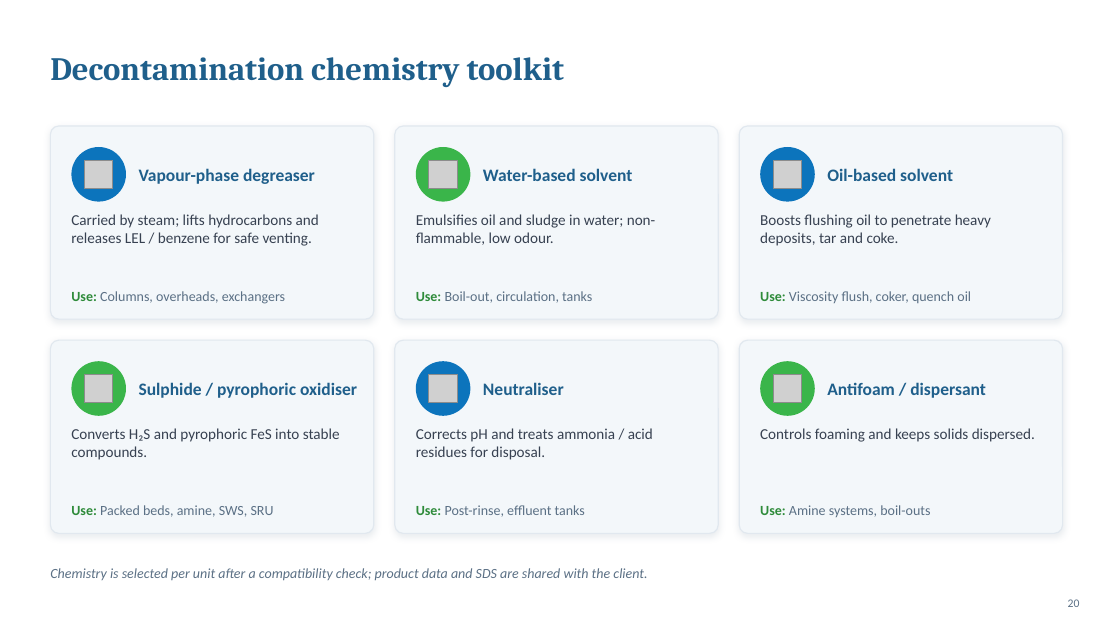
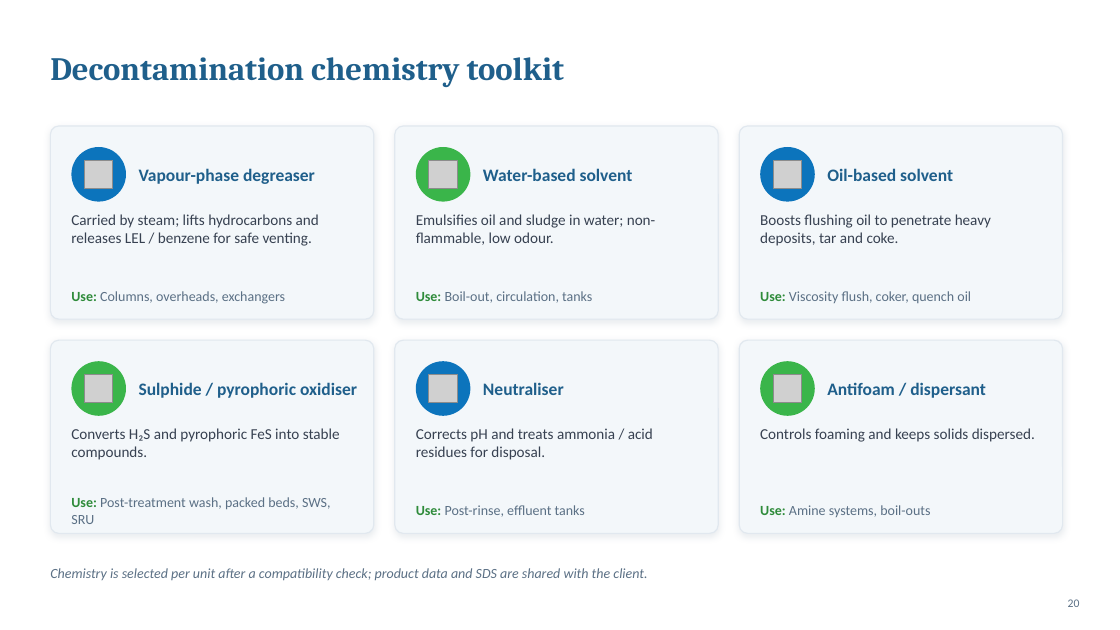
Before and after one commit to mail2ibrahim87/Private, a slide deck: slide 20 of presentations/decontamination/Delight_Decontamination_Combined.pptx. Drawn at 1120x630 pixels with LibreOffice and Linux fonts; fonts in the diff are those of the drawing; grey boxes stand for pictures; background and template pictures are left out. Boxes give left, top, right and bottom in pixels: in the first picture for what was removed or moved away, otherwise in the second. Text is boxed around its words. In the diff, an @@ line names an element or a change of style, - is before the commit and + after.

```diff
--- a/presentations/decontamination/Delight_Decontamination_Combined.pptx
+++ b/presentations/decontamination/Delight_Decontamination_Combined.pptx
@@ text at (71, 497, 331, 524): text changed @@
-Use: Packed beds, amine, SWS, SRU
+Use: Post-treatment wash, packed beds, SWS, SRU
```
Also in this commit, not shown: 3 other slides changed, 2 other files.
